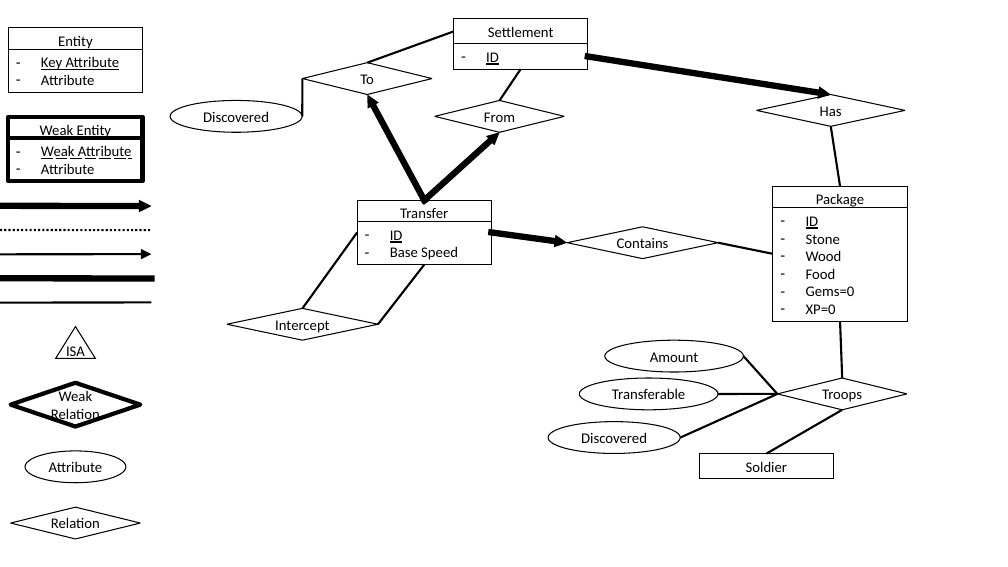
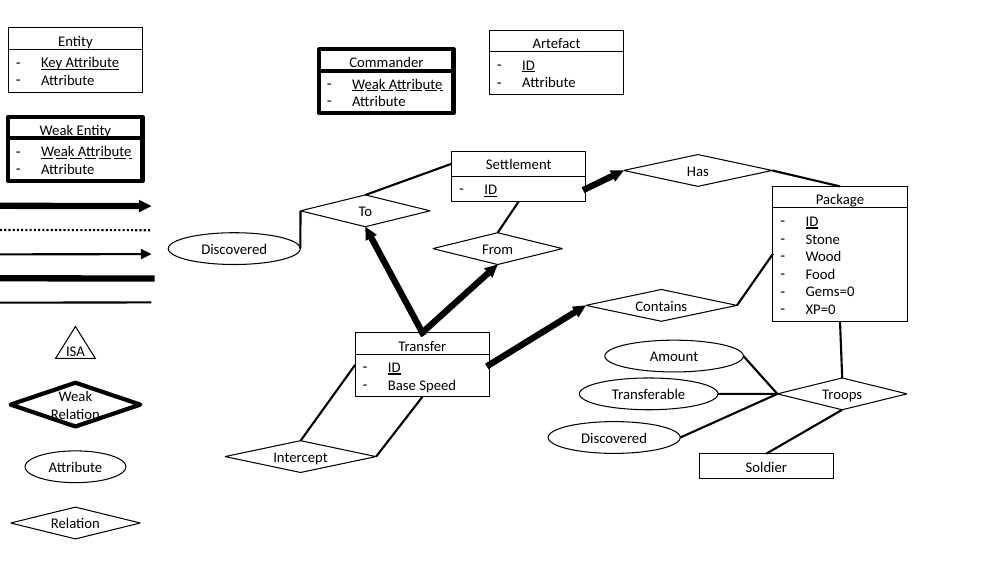
Before and after one commit to JeCheeseSmith/Clash-of-ppdb-s, a slide deck: slide 3 of documentation/ER-Diagram.pptx. Drawn at 1008x567 pixels with LibreOffice and Linux fonts; fonts in the diff are those of the drawing; background and template pictures are left out. Boxes give left, top, right and bottom in pixels: in the first picture for what was removed or moved away, otherwise in the second. Text is boxed around its words. In the diff, an @@ line names an element or a change of style, - is before the commit and + after.

```diff
--- a/documentation/ER-Diagram.pptx
+++ b/documentation/ER-Diagram.pptx
@@ rectangle added at (319, 49, 454, 74), fill #FFFFFF, outline #000000 4 pt, 14 pt, text #000000 @@
+Commander
@@ rectangle added at (489, 30, 624, 55), fill #FFFFFF, outline #000000 0 pt, 14 pt, text #000000 @@
+Artefact
@@ rectangle added at (489, 52, 624, 95), fill #FFFFFF, outline #000000 0 pt, 14 pt, text #000000 @@
+– ID
+– Attribute
@@ rectangle added at (319, 71, 454, 113), fill #FFFFFF, outline #000000 4 pt, 14 pt, text #000000, underline @@
+– Weak Attribute
+– Attribute
@@ 2 rectangles, 1 arrow, 1 line: place and size @@
-2 rectangles, 1 arrow, 1 line at (368, 19, 588, 200)
+2 rectangles, 1 arrow, 1 line at (365, 151, 586, 333)
@@ arrow moved from (588, 57) - (831, 95) to (586, 189) - (624, 171) @@
@@ diamond "Has": place and size @@
-diamond "Has" at (757, 95, 906, 126)
+diamond "Has" at (624, 154, 773, 186)
@@ line moved from (840, 187) - (831, 126) to (840, 187) - (773, 171) @@
@@ 4 lines, 3 diamonds, 1 ellipse: place and size @@
-4 lines, 3 diamonds, 1 ellipse at (170, 63, 565, 340)
+4 lines, 3 diamonds, 1 ellipse at (168, 195, 563, 473)
@@ 2 rectangles, 1 arrow: place and size @@
-2 rectangles, 1 arrow at (357, 132, 500, 265)
+2 rectangles, 1 arrow at (355, 265, 498, 397)
@@ line moved from (773, 254) - (718, 243) to (773, 254) - (737, 306) @@
@@ diamond "Contains": place and size @@
-diamond "Contains" at (567, 227, 718, 259)
+diamond "Contains" at (586, 290, 737, 321)
@@ arrow moved from (492, 232) - (567, 243) to (489, 364) - (586, 306) @@
```
Also in this commit, not shown: 1 other slide changed, 2 other files.
